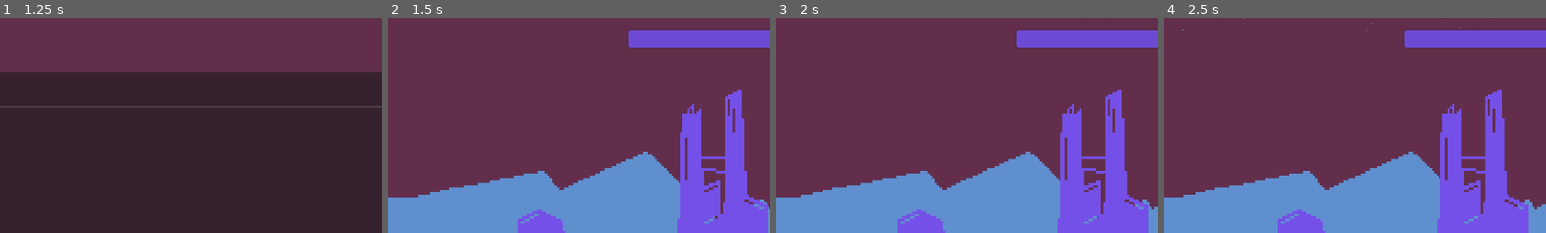
Above: before the commit, frames 1-4 (left to right).
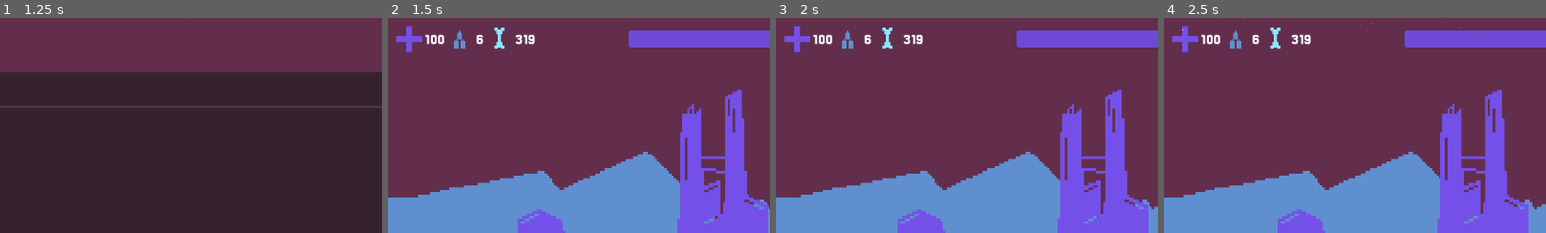
Above: after the commit, the same moments.

Repository: Mightysmallfry/BonesAndBullets
Game: Godot game, scene res://Menus/main_menu.tscn
Same seed, same stepped clock (60 frames per second), same inputs: the game is played once before the commit and once after it. The engine's default icon, where the game draws it, is replaced by a stand-in: a white triangle on a blue panel in a dark square.
Inputs (mouse positions are % of the whole screen's width and height, from its top left):
- Up to frame 1 (1.25 s): click "Begin Your Expedition" at 0.5 s
- Up to frame 2 (1.5 s): click "Continue" at 1.25 s
- Up to frame 3 (2 s): no input
- Up to frame 4 (2.5 s): tap Enter at 2 s; move the mouse to (72, 45) at 2.02 s; click (72, 45) at 2.17 s
The pictures show only the part of the screen within x 19-69%, y 3-53%; the shares and areas given below are measured in that part.

Frame 1 is identical in both runs. In frame 2, 1.1% of the frame differs, in the area x 2-39%, y 3-16%; in frame 3, 1.1%; in frame 4, 1.1%.

Commit message:
Added Symbols

Diff:
--- a/Combat/Arena.tscn
+++ b/Combat/Arena.tscn
@@ -6,9 +6,11 @@
 [ext_resource type="PackedScene" uid="uid://uppqbbrbo8c1" path="res://Player/cross_input_handler.tscn" id="2_wtktk"]
 [ext_resource type="Script" uid="uid://dy65ldlqe2cvl" path="res://Assets/VFX/SnowEffect.gd" id="3_obj01"]
 [ext_resource type="Script" uid="uid://jxm3k2ac7oqr" path="res://Combat/Scripts/combatUI.gd" id="4_wtktk"]
+[ext_resource type="Texture2D" uid="uid://bj5bmtyfvti18" path="res://Assets/HealthIcon.png" id="6_gr0aw"]
 [ext_resource type="Script" uid="uid://bx35vmfikgmrj" path="res://Combat/Scripts/button_hell.gd" id="6_o6ykf"]
-[ext_resource type="Texture2D" uid="uid://ct8jsv8axjcwe" path="res://icon.svg" id="6_tc6bs"]
+[ext_resource type="Texture2D" uid="uid://cnj57ulu1hd2j" path="res://Assets/BulletsIcon.png" id="7_l10vd"]
 [ext_resource type="AudioStream" uid="uid://c1uofb6whj18f" path="res://Assets/Music/[Fight Theme]-Fighting Against Despair.mp3" id="8_1uhy4"]
+[ext_resource type="Texture2D" uid="uid://be8x4eldlh4wl" path="res://Assets/BoneIcon.png" id="8_ja031"]
 [ext_resource type="Script" uid="uid://ciilte8rtixnx" path="res://Combat/Scripts/combat_win.gd" id="10_1uhy4"]
 
 [sub_resource type="CanvasItemMaterial" id="CanvasItemMaterial_eemgk"]
@@ -187,7 +189,7 @@
 
 [node name="TextureRect" type="TextureRect" parent="Control/Stats/MarginContainer/HBoxContainer"]
 layout_mode = 2
-texture = ExtResource("6_tc6bs")
+texture = ExtResource("6_gr0aw")
 expand_mode = 2
 
 [node name="Label" type="Label" parent="Control/Stats/MarginContainer/HBoxContainer"]
@@ -196,7 +198,7 @@
 
 [node name="TextureRect2" type="TextureRect" parent="Control/Stats/MarginContainer/HBoxContainer"]
 layout_mode = 2
-texture = ExtResource("6_tc6bs")
+texture = ExtResource("7_l10vd")
 expand_mode = 2
 
 [node name="Label2" type="Label" parent="Control/Stats/MarginContainer/HBoxContainer"]
@@ -205,7 +207,7 @@
 
 [node name="TextureRect3" type="TextureRect" parent="Control/Stats/MarginContainer/HBoxContainer"]
 layout_mode = 2
-texture = ExtResource("6_tc6bs")
+texture = ExtResource("8_ja031")
 expand_mode = 2
 
 [node name="Label3" type="Label" parent="Control/Stats/MarginContainer/HBoxContainer"]
--- a/StoryEvents/story_event_display.gd
+++ b/StoryEvents/story_event_display.gd
@@ -67,7 +67,7 @@
 			print("No man outsmarts Health")
 			if has_reward(choiceData):
 				Globals.playerHealth += choiceData.rewards[0];
-				clamp(Globals.playerHealth, 0, Globals.maxHealth)
+				Globals.playerHealth = clamp(Globals.playerHealth, 0, Globals.maxHealth)
 				if Globals.playerHealth == 0:
 					get_tree().change_scene_to_file("res://Menus/end_menu.tscn")
 			finish_story_event()
--- a/World/main.gd
+++ b/World/main.gd
@@ -25,6 +25,10 @@
 	storyEventTimer.wait_time = Globals.get_max_time(storyEventTimer)
 
 	_cachedEventFiles = load_story_events(STORY_EVENT_DIR)
+
+	$UI/Stats/Label.text= str(Globals.playerHealth)
+	$UI/Stats/Label2.text = str(Globals.bullets)
+	$UI/Stats/Label3.text = str(Globals.startingBones)
 
 	if (Globals.has_timer(destinationTimer)):
 		destinationTimer.start()
@@ -84,6 +88,9 @@
 	# Continue Destination, restart eventTimer
 	# If we want slight variations in time, this is where we would implement it.
 	# then we also have to update the bars
+	$UI/Stats/Label.text= str(Globals.playerHealth)
+	$UI/Stats/Label2.text = str(Globals.bullets)
+	$UI/Stats/Label3.text = str(Globals.startingBones)
 	destinationTimer.set_paused(false)
 	storyEventTimer.start()
 
--- a/World/main.tscn
+++ b/World/main.tscn
@@ -12,7 +12,10 @@
 [ext_resource type="Texture2D" uid="uid://dwpg8r38p66fd" path="res://Assets/WorldWallpaper/GameJamFocus.png" id="6_6qnxk"]
 [ext_resource type="PackedScene" uid="uid://cvjad2jradgig" path="res://Menus/pause_menu.tscn" id="8_6qnxk"]
 [ext_resource type="PackedScene" uid="uid://6j000qlyjlus" path="res://Player/player.tscn" id="11_ps454"]
+[ext_resource type="Texture2D" uid="uid://bj5bmtyfvti18" path="res://Assets/HealthIcon.png" id="11_r6hqv"]
+[ext_resource type="Texture2D" uid="uid://cnj57ulu1hd2j" path="res://Assets/BulletsIcon.png" id="12_lh7yw"]
 [ext_resource type="AudioStream" uid="uid://6k22nv1wjtlq" path="res://Assets/SFX/wind-outside-sound-ambient-141989.mp3" id="12_sfxlf"]
+[ext_resource type="Texture2D" uid="uid://be8x4eldlh4wl" path="res://Assets/BoneIcon.png" id="13_scvq1"]
 [ext_resource type="AudioStream" uid="uid://cxxofg1fhm2lm" path="res://Assets/Music/[Journey Theme]-Through the Desolate Journey Home.mp3" id="13_sfxlf"]
 
 [sub_resource type="CanvasItemMaterial" id="CanvasItemMaterial_h5rms"]
@@ -143,6 +146,42 @@
 process_mode = 3
 visible = false
 
+[node name="Stats" type="HBoxContainer" parent="UI"]
+offset_left = 227.0
+offset_top = 34.0
+offset_right = 454.0
+offset_bottom = 73.0
+
+[node name="TextureRect" type="TextureRect" parent="UI/Stats"]
+layout_mode = 2
+texture = ExtResource("11_r6hqv")
+expand_mode = 2
+
+[node name="Label" type="Label" parent="UI/Stats"]
+layout_mode = 2
+theme_override_font_sizes/font_size = 24
+text = "100"
+
+[node name="TextureRect2" type="TextureRect" parent="UI/Stats"]
+layout_mode = 2
+texture = ExtResource("12_lh7yw")
+expand_mode = 3
+
+[node name="Label2" type="Label" parent="UI/Stats"]
+layout_mode = 2
+theme_override_font_sizes/font_size = 24
+text = "100"
+
+[node name="TextureRect3" type="TextureRect" parent="UI/Stats"]
+layout_mode = 2
+texture = ExtResource("13_scvq1")
+expand_mode = 3
+
+[node name="Label3" type="Label" parent="UI/Stats"]
+layout_mode = 2
+theme_override_font_sizes/font_size = 24
+text = "100"
+
 [node name="Player" parent="." instance=ExtResource("11_ps454")]
 position = Vector2(576, 485.00003)
 scale = Vector2(3.6, 3.6)
Binary file added: Assets/BoneIcon.png
Binary file added: Assets/BulletsIcon.png
Binary file added: Assets/HealthIcon.png
Binary file added: BoneIcon.png
Binary file added: BulletsIcon.png
Not shown: 1 places in Combat/Arena.tscn that only renumber resources
Binary file added: HealthIcon.png
Not shown: 1 places in World/main.tscn that only renumber resources
